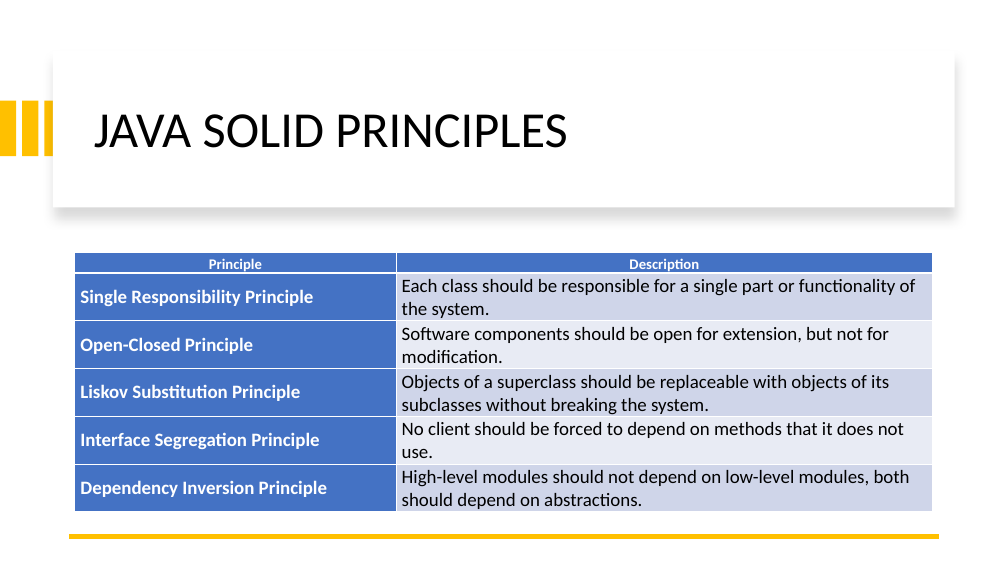
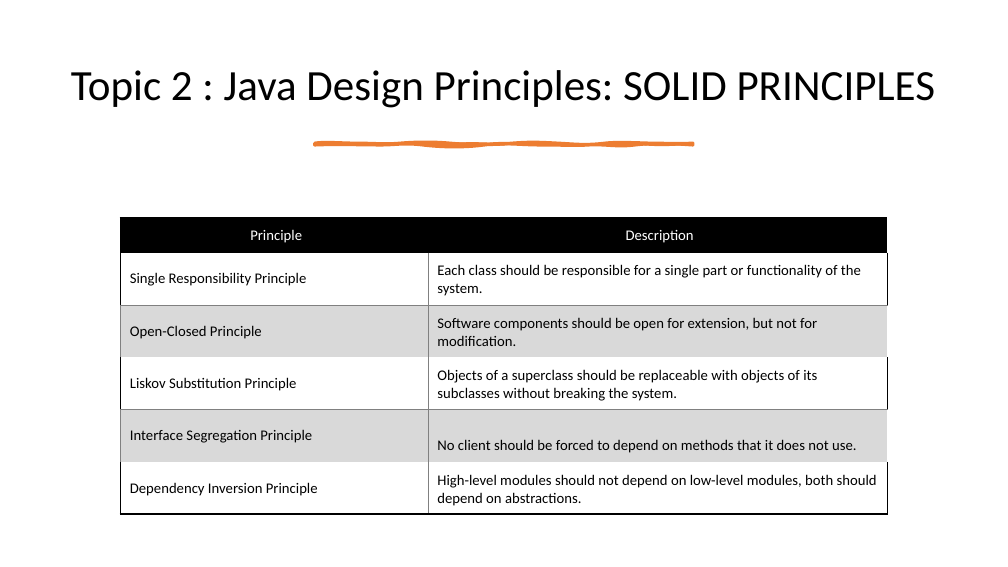
Before and after one commit to spoorthiempowher/Empowher-Curriculum, a slide deck: slide 18 of Java/EmpowHER-All weeks.pptx (slide 17 before the commit). Drawn at 1008x567 pixels with LibreOffice and Linux fonts; fonts in the diff are those of the drawing. Boxes give left, top, right and bottom in pixels: in the first picture for what was removed or moved away, otherwise in the second. Text is boxed around its words. In the diff, an @@ line names an element or a change of style, - is before the commit and + after.

```diff
--- a/Java/EmpowHER-All weeks.pptx
+++ b/Java/EmpowHER-All weeks.pptx
@@ rectangle removed at box(53, 51, 955, 207) @@
@@ title at box(71, 70, 935, 108): text changed; size 48 to 41 pt @@
-JAVA SOLID PRINCIPLES
+Topic 2 : Java Design Principles: SOLID PRINCIPLES
@@ rectangle removed at box(0, 101, 16, 157) @@
@@ rectangle removed at box(22, 101, 38, 157) @@
@@ rectangle removed at box(45, 101, 60, 157) @@
@@ freeform shape added at box(315, 144, 693, 145), fill #ED7D31, outline #ED7D31 3.25 pt @@
@@ table at box(120, 218, 888, 514) @@
@@ fill #4472C4 to #000000 in row 1 @@
@@ fill #4472C4 to none in 3 cells @@
@@ fill #CFD5EA to none in 3 cells @@
@@ fill #4472C4 to #D9D9D9 in 2 cells @@
@@ fill #E9EBF5 to #D9D9D9 in 2 cells @@
@@ bold off in "Principle", "Description", "Single Responsibility Principle", "Open-Closed Principle" and 3 more places @@
@@ size 18 to 14 pt @@
@@ text colour #FFFFFF to #000000 in "Single Responsibility Principle", "Open-Closed Principle", "Liskov Substitution Principle", "Interface Segregation Principle" and 1 more places @@
@@ borders changed @@
@@ table: place and size @@
-table at box(75, 253, 933, 516)
+table at box(120, 218, 888, 514)
@@ line removed from (939, 536) to (70, 536) @@
```
Also in this commit, not shown: 12 other slides changed, 21 slides added, 8 slides removed, 1 other file.
